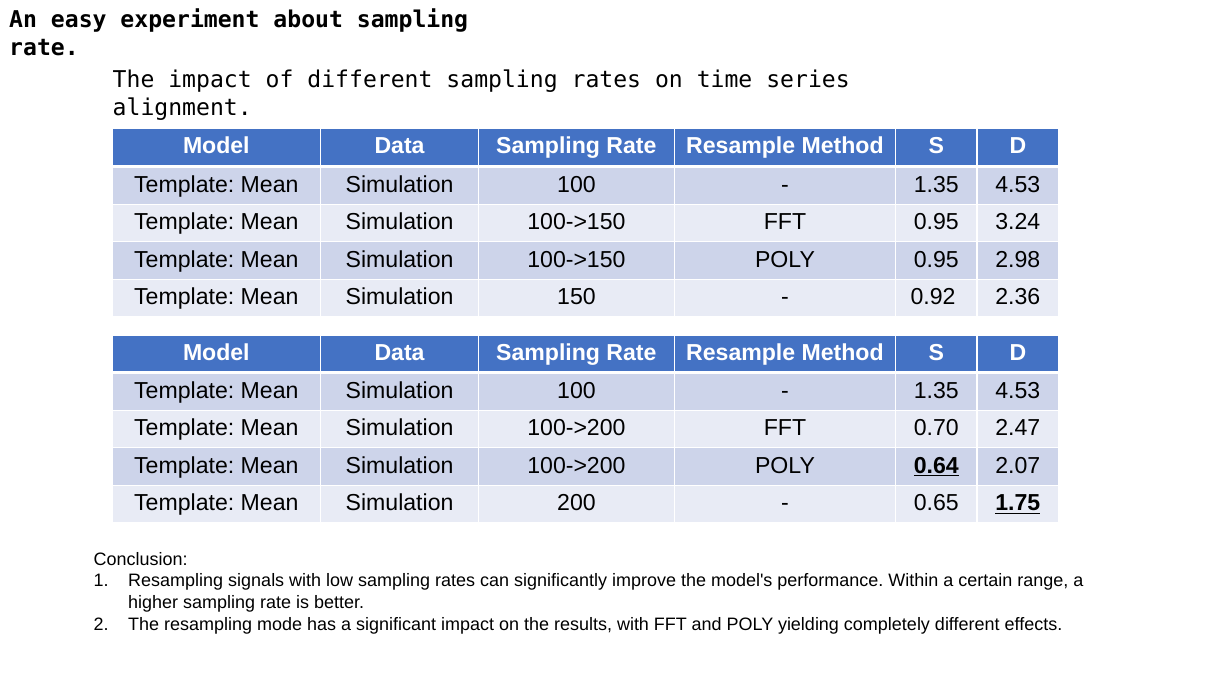
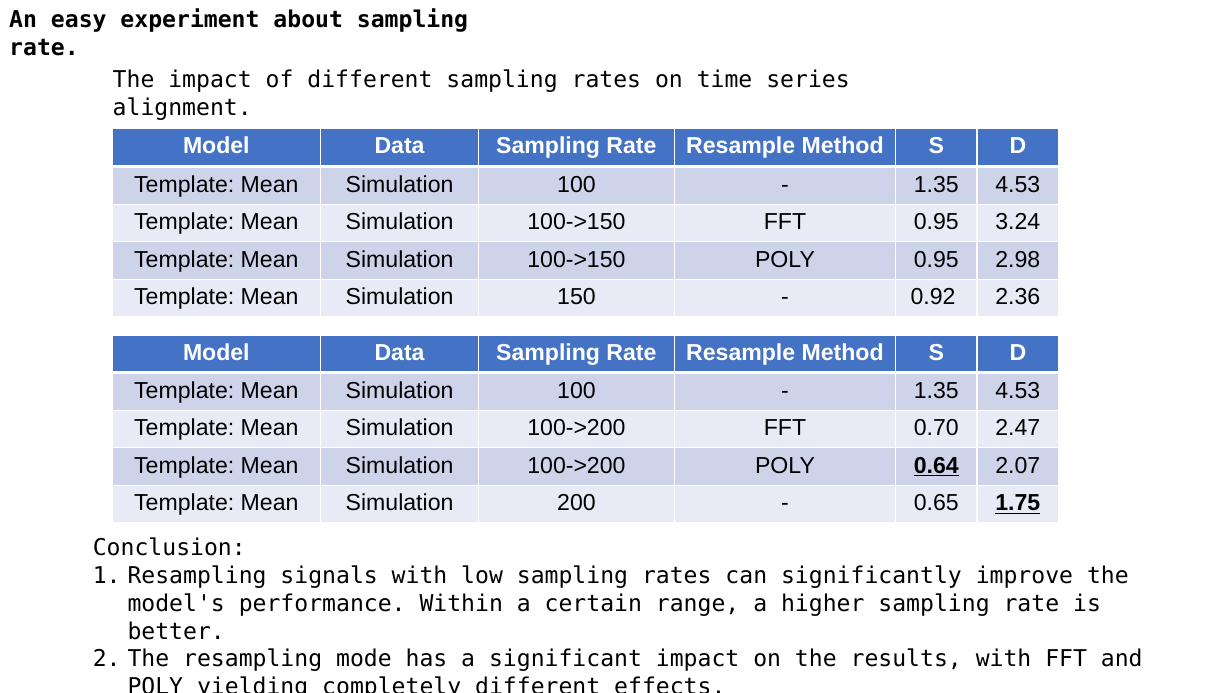
Before and after one commit to A-Big-Tortoise/Presentation, a slide deck: slide 8 of Presentation_1212_JiayuChen.pptx. Drawn at 1232x693 pixels with LibreOffice and Linux fonts; fonts in the diff are those of the drawing. Boxes give left, top, right and bottom in pixels: in the first picture for what was removed or moved away, otherwise in the second. Text is boxed around its words. In the diff, an @@ line names an element or a change of style, - is before the commit and + after.

```diff
--- a/Presentation_1212_JiayuChen.pptx
+++ b/Presentation_1212_JiayuChen.pptx
@@ text "Conclusion:": place and size @@
-text "Conclusion:" at (94,552,1083,634)
+text "Conclusion:" at (93,537,1143,671)
@@ text "Conclusion:" at (93,537,1143,671): size 14 to 18 pt, font Arial to DejaVu Sans Mono @@
```
Also in this commit, not shown: 8 other slides changed, 6 slides added, 5 slides removed.
